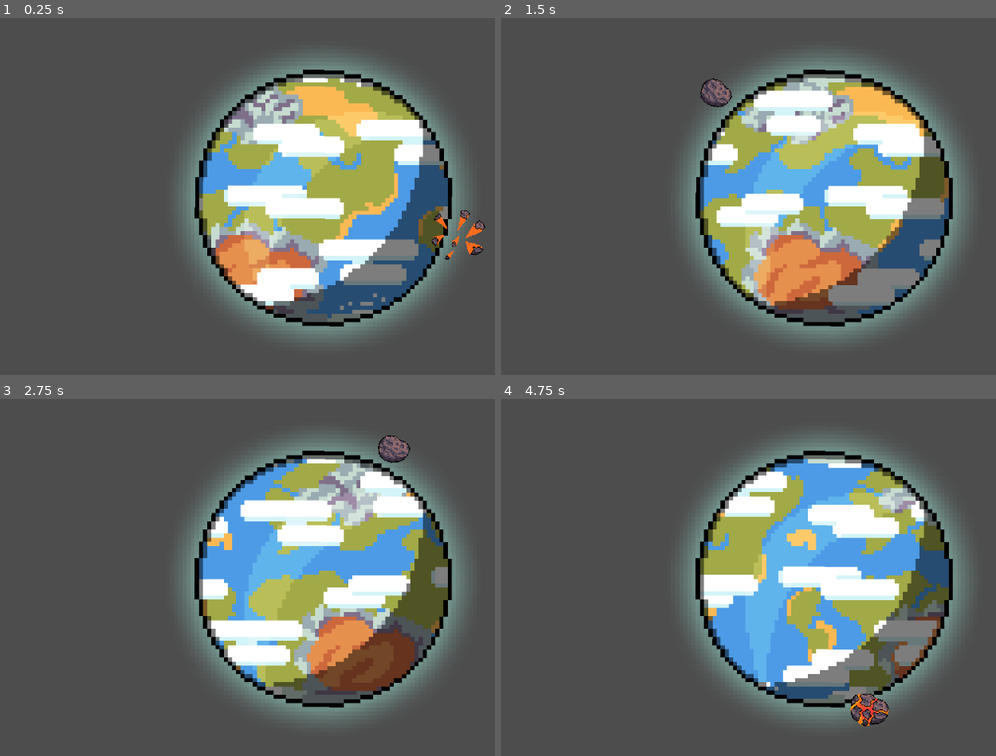
Above: before the commit, frames 1-4 (two rows, left to right).
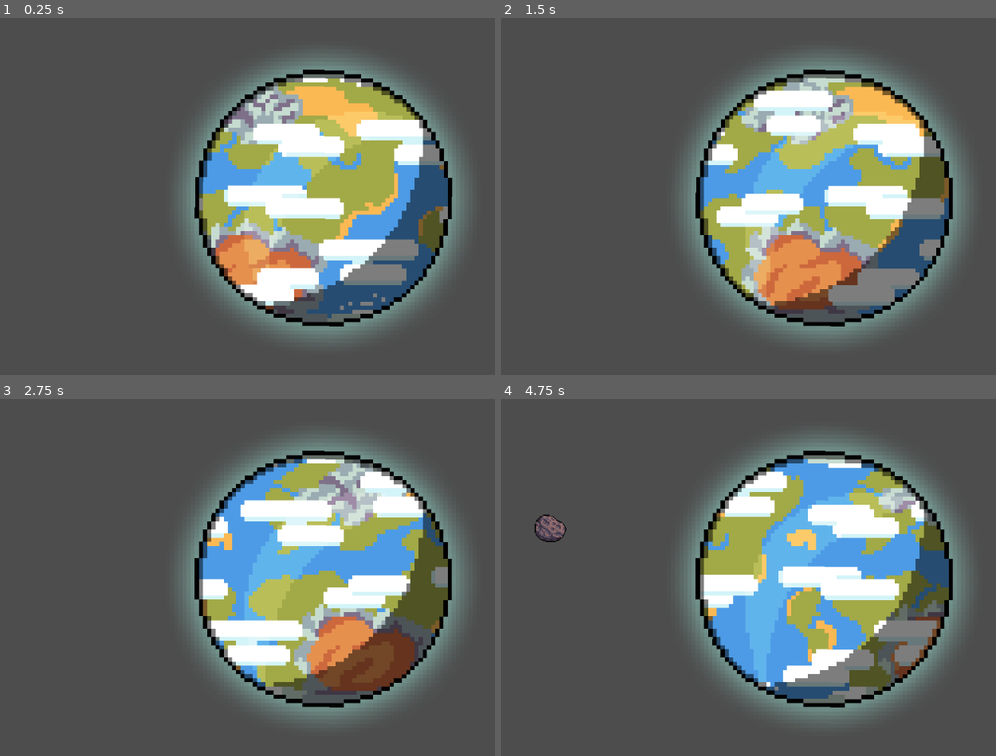
Above: after the commit, the same moments.

Repository: zax71/Asteroid-Deportation-Service
Game: Godot game, scene res://scenes/game.tscn
The game is run twice, just before and just after one commit, with the same random seed, the same clock (stepped at 60 frames per second) and the same inputs.
Inputs:
- Up to frame 1 (0.25 s): no input
- Up to frame 2 (1.5 s): no input
- Up to frame 3 (2.75 s): no input
- Up to frame 4 (4.75 s): no input

The runs differ from the first frame. In frame 1, 0.4% of the frame differs, in the area x 87-99%, y 53-68%; in frame 2, 0.3%; in frame 3, 0.3%; in frame 4, 0.7%, in the area x 6-79%, y 32-92%.

Commit message:
Asteroids spawn outside the screen

Diff:
--- a/scenes/earth.tscn
+++ b/scenes/earth.tscn
@@ -553,7 +553,7 @@
 radius = 153.013
 
 [sub_resource type="CircleShape2D" id="CircleShape2D_huob0"]
-radius = 887.009
+radius = 2281.09
 
 [node name="Earth" type="StaticBody2D"]
 
@@ -563,7 +563,7 @@
 autoplay = "default"
 frame_progress = 0.596542
 
-[node name="CollisionShape2D" type="CollisionShape2D" parent="."]
+[node name="earth_colision" type="CollisionShape2D" parent="."]
 shape = SubResource("CircleShape2D_6mke2")
 
 [node name="Area2D" type="Area2D" parent="."]
--- a/scenes/game.tscn
+++ b/scenes/game.tscn
@@ -57,4 +57,4 @@
 zoom = Vector2(1.5, 1.5)
 
 [node name="Asteroid" parent="." instance=ExtResource("2_pupb0")]
-position = Vector2(-233, -363)
+position = Vector2(-416, -314)
--- a/scripts/asteroid.gd
+++ b/scripts/asteroid.gd
@@ -1,15 +1,63 @@
 extends RigidBody2D
 
 @onready var sprite = $AnimatedSprite2D
-
+@onready var camera = $"../Camera2D"
+@onready var earth = $earth_colision
 var rng = RandomNumberGenerator.new()
 func _ready():
-	self.set_position(Vector2(rng.randi_range(-200, 200), rng.randi_range(-200, 200)))
+	rng.randomize()
+	self.set_position(random_pos())
 
 func _on_body_entered(body):
 	if body.name == "Earth":
+		# Play animation
 		sprite.play("Explode")
 		await sprite.animation_finished
+
+		# Duplicate and put in random position
 		var new_asteroid = self.duplicate()
 		get_parent().add_child(new_asteroid)
-		new_asteroid.set_position(Vector2(rng.randi_range(-200, 200), rng.randi_range(-200, 200)))
+		new_asteroid.set_position(random_pos())
+
+		# Delete this copy
+		# self.queue_free()
+
+
+func random_pos() -> Vector2:
+	# Get camera corner coordinates.
+	var top_left: Vector2 = camera.get_screen_center_position() - camera.get_viewport_rect().size / 2
+	var bottom_right: Vector2 = camera.get_screen_center_position() + camera.get_viewport_rect().size / 2
+
+	var edge = rng.randi_range(1,4)
+	var distance: float = 100.0
+
+	var point: Vector2
+
+	match edge:
+		1: # Top
+			print("On top edge")
+			point = Vector2(
+				rng.randf_range(top_left.x-distance, bottom_right.x+distance),
+				rng.randf_range(top_left.y, top_left.y+distance)
+			)
+		2: # Right
+			print("On right edge")
+			point = Vector2(
+				rng.randf_range(bottom_right.x, bottom_right.x+distance),
+				rng.randf_range(top_left.y+distance, bottom_right.y-distance)
+			)
+		3: # Bottom
+			print("On bottom edge")
+			point = Vector2(
+				rng.randf_range(top_left.x-distance, bottom_right.x+distance),
+				rng.randf_range(bottom_right.y, bottom_right.y-distance)
+			)
+		4: # Left
+			print("On left edge")
+			point = Vector2(
+				rng.randf_range(top_left.x-distance, top_left.x),
+				rng.randf_range(top_left.y+distance, bottom_right.y-distance)
+			)
+
+	print("picked: " + str(point))
+	return point
